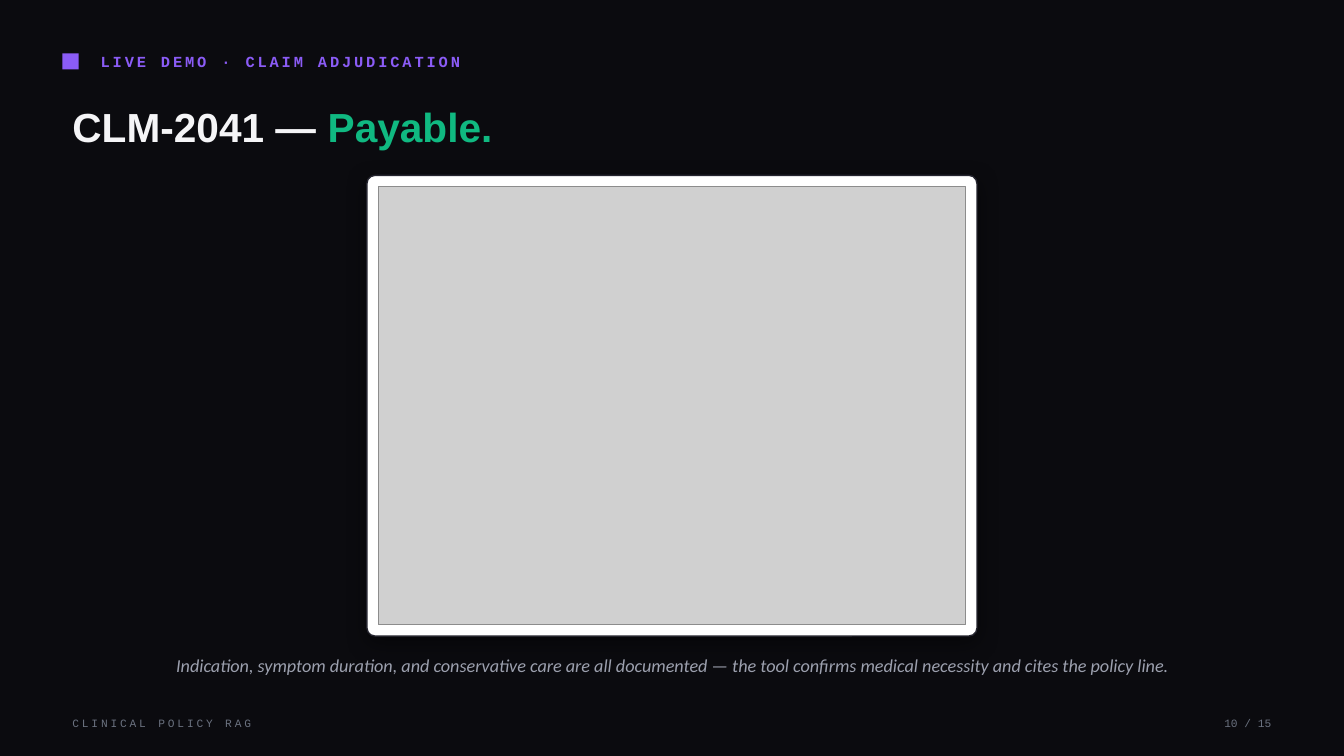
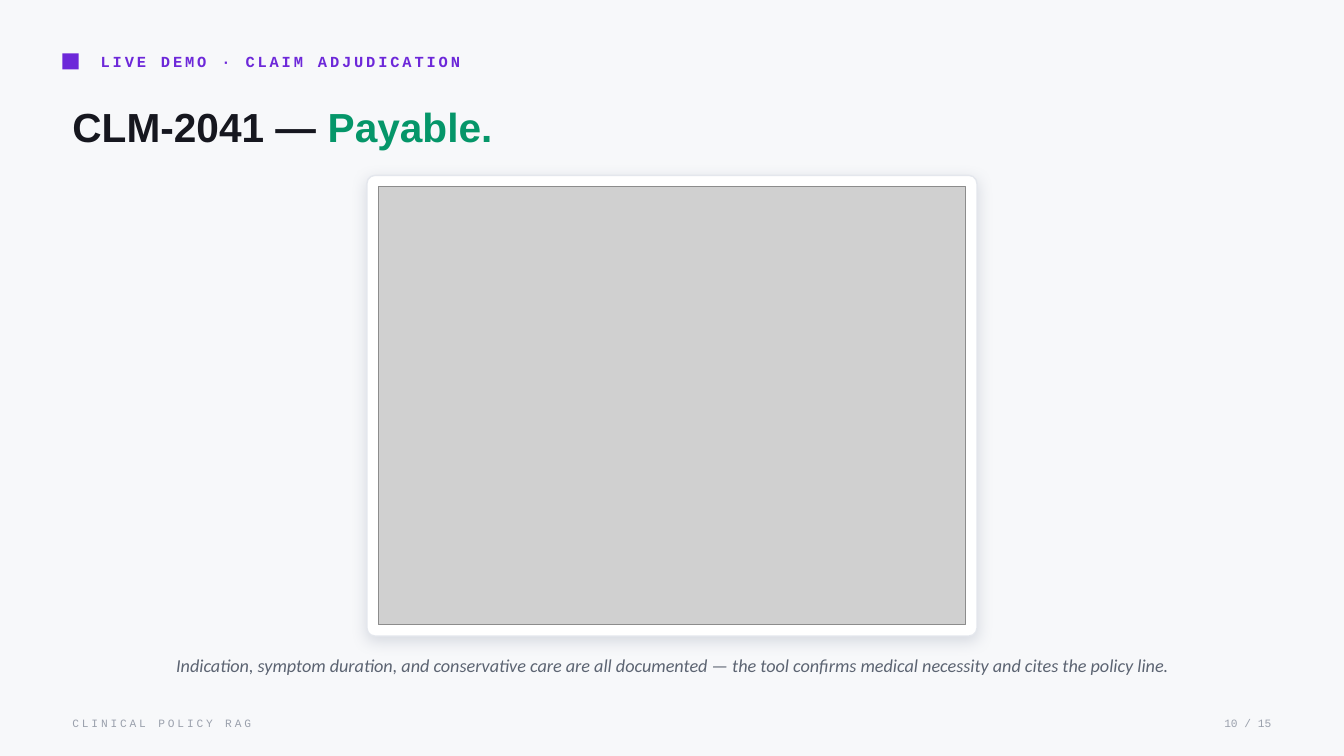
Before and after one commit to Iyman-Ahmed/clinical-rag-poc, a slide deck: slide 10 of presentation/Clinical_Policy_RAG.pptx. Drawn at 1344x756 pixels with LibreOffice and Linux fonts; fonts in the diff are those of the drawing; grey boxes stand for pictures. Boxes give left, top, right and bottom in pixels: in the first picture for what was removed or moved away, otherwise in the second. Text is boxed around its words. In the diff, an @@ line names an element or a change of style, - is before the commit and + after.

```diff
--- a/presentation/Clinical_Policy_RAG.pptx
+++ b/presentation/Clinical_Policy_RAG.pptx
@@ background #0B0B0F to #F7F8FA @@
@@ rectangle at (63, 53, 79, 70): fill #8B5CF6 to #6D28D9 @@
@@ text "LIVE DEMO · CLAIM ADJUDICATION" at (101, 56, 460, 67): text colour #8B5CF6 to #6D28D9 @@
@@ text "CLM-2041 — Payable." at (72, 112, 493, 150): text colour #F5F5F7 to #16171F in "CLM-2041 —"; text colour #10B981 to #059669 in "Payable." @@
@@ rounded rectangle at (367, 175, 977, 636): outline #24242E 1 pt to #E4E7ED 1 pt; shadow changed @@
@@ text "Indication, symptom duration, and conservative ..." at (176, 659, 1168, 675): text colour #9CA0AE to #5C6472 @@
@@ text "CLINICAL POLICY RAG" at (72, 719, 251, 727): text colour #6B7280 to #9AA0AC @@
@@ text "10 / 15" at (1224, 720, 1271, 727): text colour #6B7280 to #9AA0AC @@
```
Also in this commit, not shown: 14 other slides changed, 1 other file.
